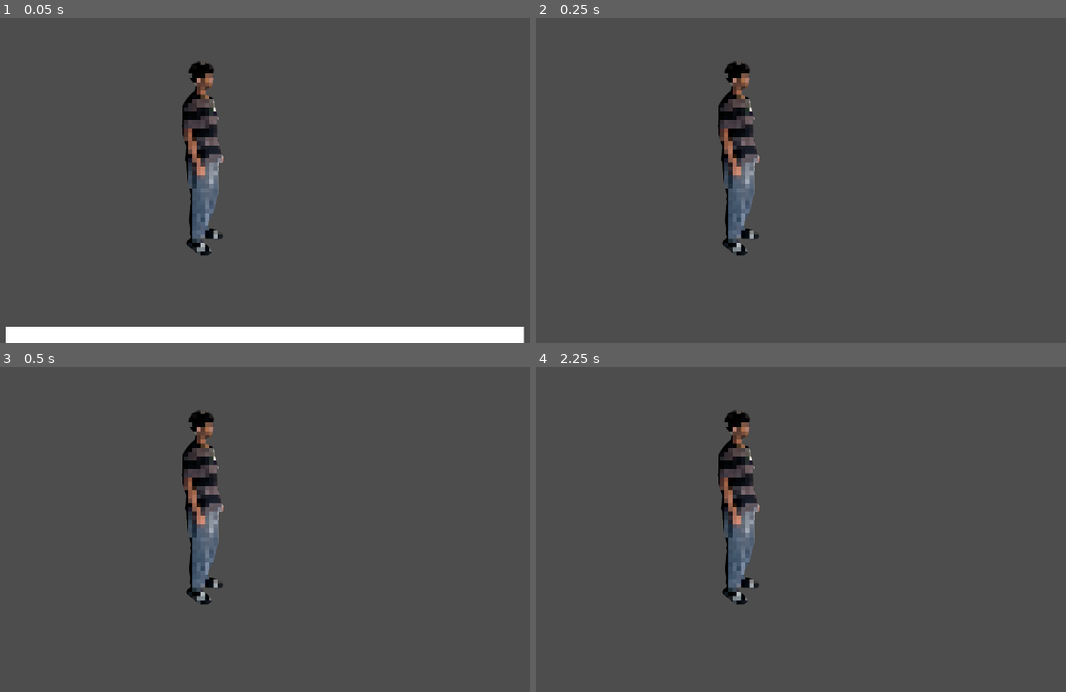
Above: before the commit, frames 1-4 (two rows, left to right).
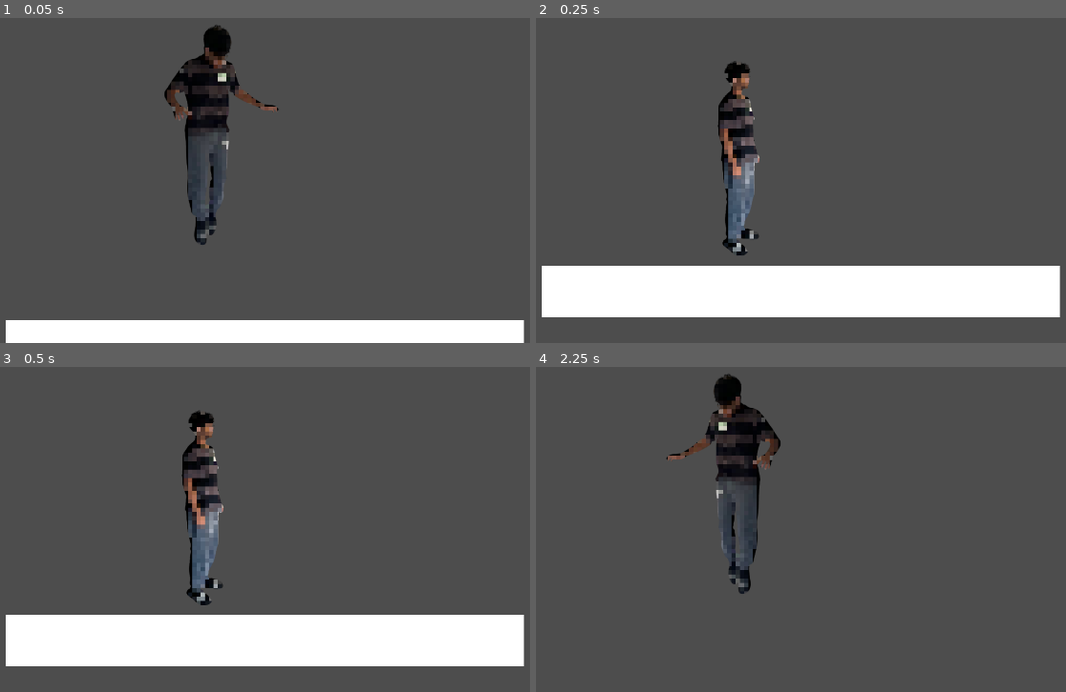
Above: after the commit, the same moments.

Repository: awadui/awesomeplatformer
Game: Godot game, scene res://LOCK IN/MainLevel.tscn
The game is run twice, just before and just after one commit, with the same random seed, the same clock (stepped at 60 frames per second) and the same inputs.
Inputs:
- Up to frame 1 (0.05 s): no input
- Up to frame 2 (0.25 s): no input
- Up to frame 3 (0.5 s): no input
- Up to frame 4 (2.25 s): hold D (move_right ) 0.53-2.03 s; tap E (Interact) at 0.6 s; tap Space (jump) at 0.77, 1.07, 1.52, 1.55, 1.82, 2, 2.1 s; tap C (crouch) at 0.8, 1.35 s; tap Enter at 1.25 s; hold A (move_left) from 2.03 s (still down)

The runs differ from the first frame. In frame 1, 6.5% of the frame differs, in the area x 1-99%, y 2-96%; in frame 2, 15%; in frame 3, 16%, in the area x 1-99%, y 13-93%; in frame 4, 4.5%.
Error before the commit: Parse Error: Unexpected "if" in class body. (res://LOCK)
Error after the commit: Attempt to call function 'set_max_health' in base 'null instance' on a null instance. (res://LOCK)

Commit message:
Reapers finally calling my name

Diff:
--- /dev/null
+++ b/awesomeplatformer/LOCK IN/NPC's/npc_2.tscn
@@ -0,0 +1,36 @@
+[gd_scene load_steps=4 format=3 uid="uid://c4dwntke61542"]
+
+[ext_resource type="Script" path="res://npc.gd" id="1_css8i"]
+[ext_resource type="Texture2D" uid="uid://bpqxmqfb5a6xd" path="res://LOCK IN/assets/textures/npc_2.png" id="2_i25gp"]
+
+[sub_resource type="RectangleShape2D" id="RectangleShape2D_css8i"]
+size = Vector2(72, 138)
+
+[node name="NPC" type="Area2D"]
+script = ExtResource("1_css8i")
+
+[node name="Sprite2D" type="Sprite2D" parent="."]
+position = Vector2(9.536743e-07, 0)
+scale = Vector2(0.23, 0.23)
+texture = ExtResource("2_i25gp")
+
+[node name="CollisionShape2D" type="CollisionShape2D" parent="."]
+position = Vector2(0, -11)
+shape = SubResource("RectangleShape2D_css8i")
+
+[node name="InteractLabel" type="Label" parent="."]
+offset_left = -94.0
+offset_top = -99.0
+offset_right = 106.0
+offset_bottom = -76.0
+text = "Re:Zero is the best anime!"
+
+[node name="MessagePanel" type="PanelContainer" parent="."]
+offset_left = -65.0
+offset_top = -107.0
+offset_right = 75.0
+offset_bottom = -67.0
+
+[node name="MessageLabel" type="Label" parent="MessagePanel"]
+layout_mode = 2
+text = "Press E to interact"
--- a/awesomeplatformer/LOCK IN/Player/player.gd
+++ b/awesomeplatformer/LOCK IN/Player/player.gd
@@ -23,6 +23,9 @@
 	emit_signal("health_changed", current_health)
 	redTint()
 
+	if current_health <= 0:
+		die()
+
 func attack(target):
 	if target.has.method("take damage"):
 		target.take_damage(attack_power)
@@ -30,8 +33,6 @@
 func die():
 	queue_free()
 
-if current_health <= 0:
-	die()
 
 func redTint():
 	sprite.modulate = Color(1, 0, 0)
@@ -40,8 +41,8 @@
 
 var is_crouching = false
 
-var standing_cshape = preload("res://Project Beta 1/Resources/crouching_cshape.tres")
-var crouching_cshape = preload("res://Project Beta 1/Resources/standing_cshape.tres")
+var standing_cshape = preload("res://Project Beta 1/Resources/standing_cshape.tres")
+var crouching_cshape = preload("res://Project Beta 1/Resources/crouching_cshape.tres")
 
 func _physics_process(_delta):
 	if !is_on_floor():
@@ -49,10 +50,10 @@
 		if velocity.y > 1000:
 			velocity.y = 1000
 
-	if Input.is_action_just_pressed("jump"): #&& is_on_floor():
+	if Input.is_action_just_pressed("jump") and is_on_floor():
 		velocity.y = -jump_force
 
-	var horizontal_direction = Input.get_axis("move_left", "move_right ")
+	var horizontal_direction = Input.get_axis("move_left", "move_right")
 
 	if horizontal_direction != 0:
 		switch_direction(horizontal_direction)
